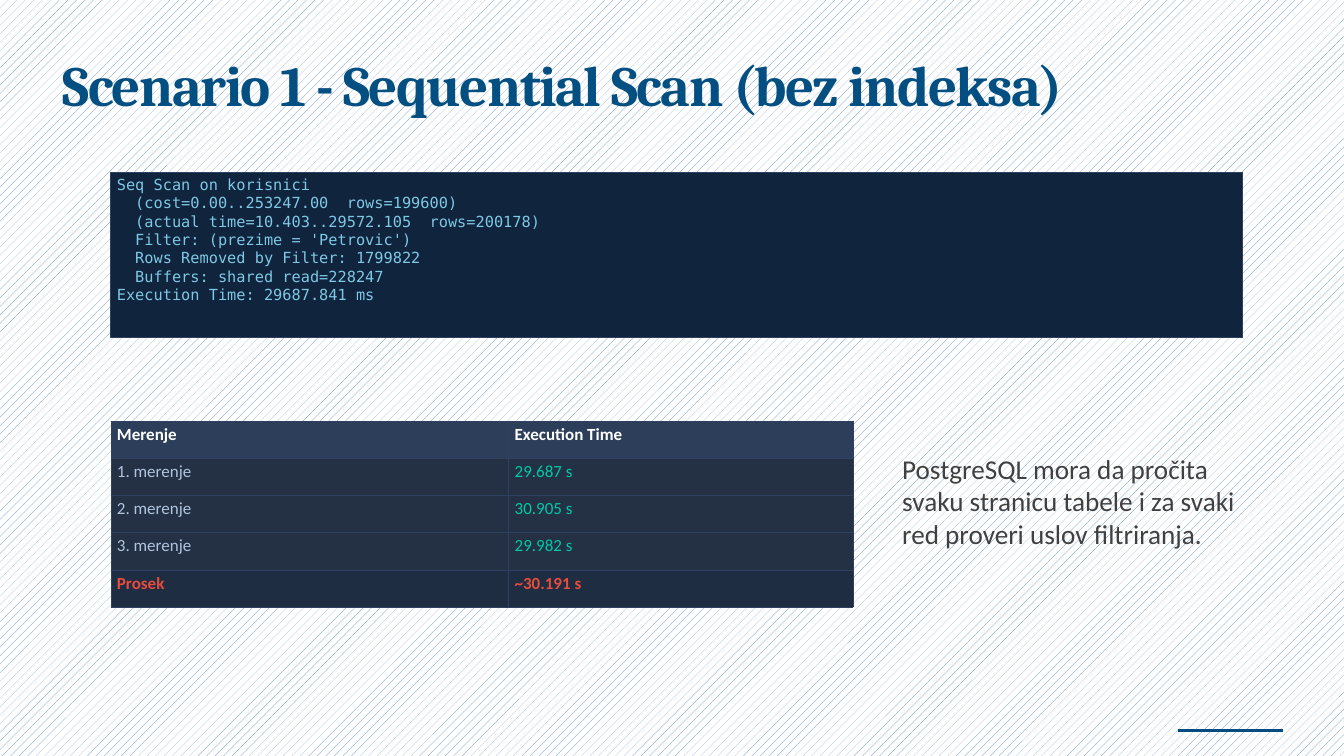
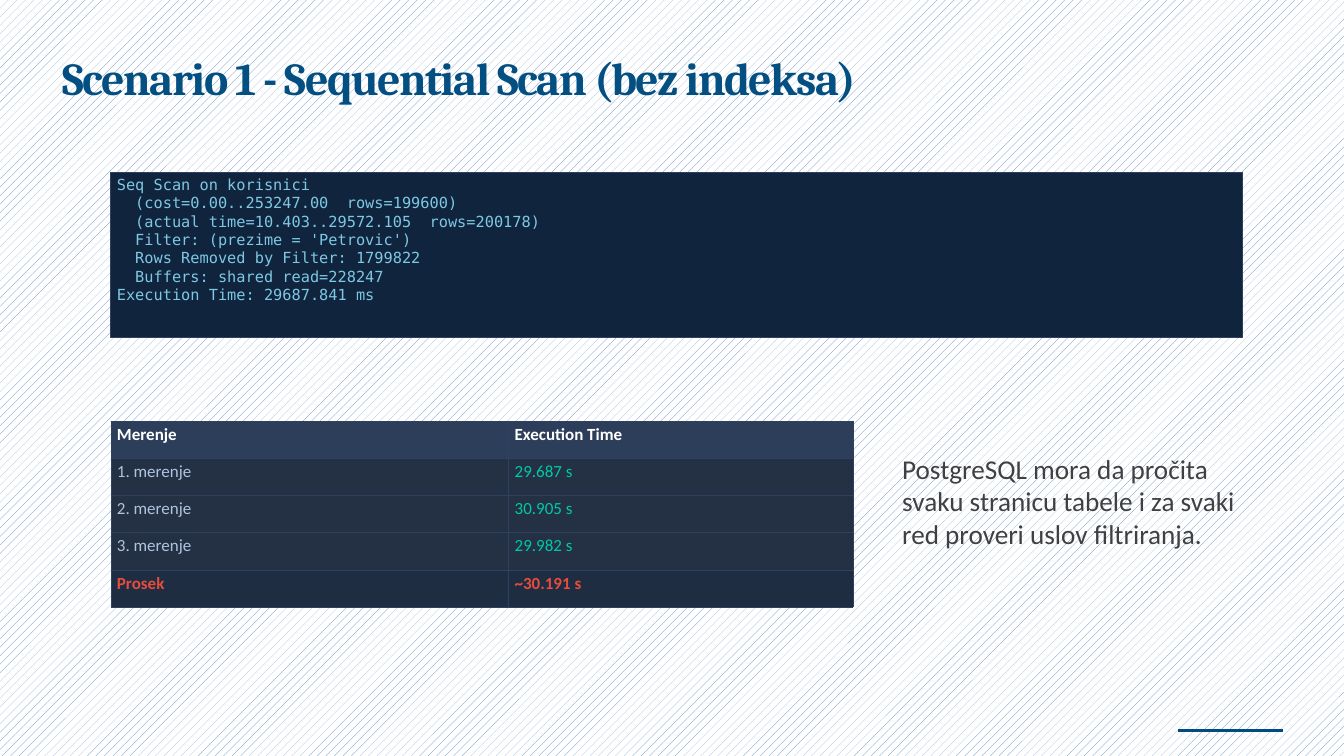
Before and after one commit to NemanjaCyber/SZUBP, a slide deck: slide 10 of P1/Index-Only i Bitmap Index Scan u PostgreSQL.pptx. Drawn at 1344x756 pixels with LibreOffice and Linux fonts; fonts in the diff are those of the drawing. Boxes give left, top, right and bottom in pixels: in the first picture for what was removed or moved away, otherwise in the second. Text is boxed around its words. In the diff, an @@ line names an element or a change of style, - is before the commit and + after.

```diff
--- a/P1/Index-Only i Bitmap Index Scan u PostgreSQL.pptx
+++ b/P1/Index-Only i Bitmap Index Scan u PostgreSQL.pptx
@@ title "Scenario 1 - Sequential Scan ..." at (63, 53, 857, 105): size 67 to 54 pt @@
```
Also in this commit, not shown: 6 other slides changed, 1 slide added, 1 slide removed, 1 other file.
